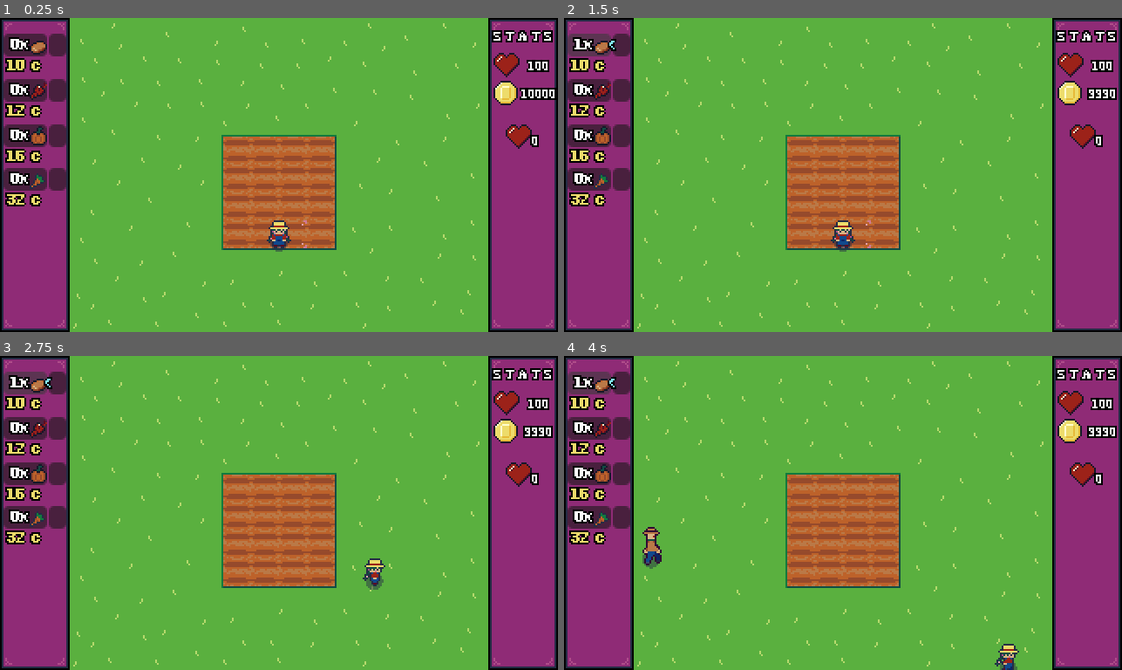
Above: before the commit, frames 1-4 (two rows, left to right).
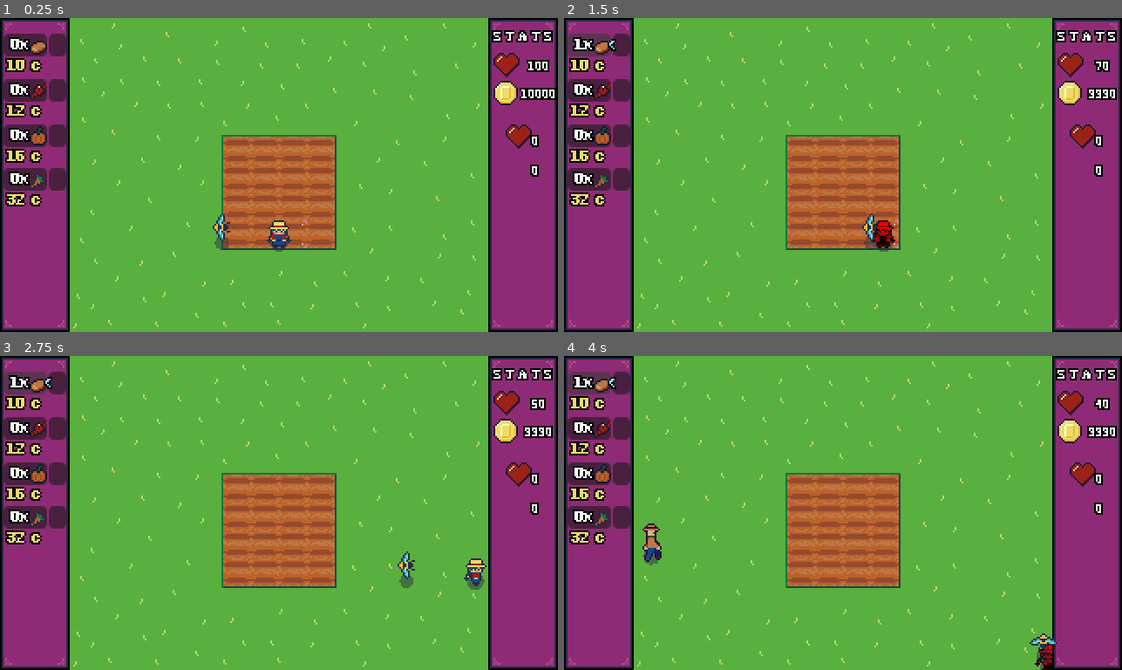
Above: after the commit, the same moments.

Repository: ghoulBlade3/harvest_bounty
Game: Godot game, scene res://main.tscn
The game is run twice, just before and just after one commit, with the same random seed, the same clock (stepped at 60 frames per second) and the same inputs.
Inputs (mouse positions are in pixels of both pictures, inside the frame that each line leads up to):
- Up to frame 1 (0.25 s): no input
- Up to frame 2 (1.5 s): click (619, 46) at 0.52 s; click (591, 46) at 1.27 s
- Up to frame 3 (2.75 s): hold D (move_right) from 2.03 s (still down); tap J (attack) at 2.1 s
- Up to frame 4 (4 s): release D (move_right) at 2.78 s; hold S (move_down) 2.78-3.53 s; tap E (interact) at 2.85 s; hold D (move_right) from 3.53 s (still down); tap R (water) at 3.6 s

The runs differ from the first frame. In frame 1, 0.3% of the frame differs, in the area x 38-97%, y 46-74%; in frame 2, 0.9%; in frame 3, 0.9%; in frame 4, 1.0%, in the area x 14-99%, y 13-100%.

Commit message:
added pumpkin scare effect

Diff:
--- a/main.tscn
+++ b/main.tscn
@@ -13,11 +13,12 @@
 [ext_resource type="Texture2D" uid="uid://dqq2uo8oilgpr" path="res://textures/player/water_test.png" id="8_4c57u"]
 [ext_resource type="FontFile" uid="uid://btuwvdh4n3pm6" path="res://textures/fonts/PixelSerif_16px_v02.ttf" id="10_dg77c"]
 [ext_resource type="Script" uid="uid://ducwbgtwhbqbt" path="res://spawn_areas.gd" id="10_yaehf"]
-[ext_resource type="Script" uid="uid://yotoiv5m2jj0" path="res://scripts/stats_holder.gd" id="11_2cqfq"]
+[ext_resource type="Script" path="res://scripts/stats_holder.gd" id="11_2cqfq"]
 [ext_resource type="PackedScene" uid="uid://bvnbmxyd6w1l5" path="res://scenes/stat.tscn" id="11_ycdy4"]
 [ext_resource type="Texture2D" uid="uid://bjafpjcq12yqy" path="res://textures/ui/health.png" id="12_vivmo"]
 [ext_resource type="Texture2D" uid="uid://bo8h3dtxfhgwk" path="res://textures/ui/money.png" id="12_w48qg"]
 [ext_resource type="PackedScene" uid="uid://ccmjk5ferk33u" path="res://scenes/effect.tscn" id="18_074og"]
+[ext_resource type="PackedScene" uid="uid://btentsv82auxc" path="res://scenes/enemy_bee.tscn" id="19_cegan"]
 
 [sub_resource type="TileSetScenesCollectionSource" id="TileSetScenesCollectionSource_1bvp3"]
 scenes/1/scene = ExtResource("4_1bvp3")
@@ -381,6 +382,13 @@
 position = Vector2(138, -23)
 effectType = "speed"
 
+[node name="effect2" parent="camera/effect_holder" unique_id=1637009440 instance=ExtResource("18_074og")]
+position = Vector2(138, -6)
+effectType = "scare"
+
+[node name="enemy_bee" parent="." unique_id=411508806 instance=ExtResource("19_cegan")]
+position = Vector2(-45, 36)
+
 [node name="world_border" type="StaticBody2D" parent="." unique_id=1703324472]
 
 [node name="left_border" type="CollisionShape2D" parent="world_border" unique_id=129734196]
@@ -400,34 +408,34 @@
 
 [connection signal="area_entered" from="game_objects/farmland" to="game_objects/farmland" method="_on_area_entered"]
 [connection signal="area_exited" from="game_objects/farmland" to="game_objects/farmland" method="_on_area_exited"]
-[connection signal="area_entered" from="game_objects/@Area2D@18811" to="game_objects/@Area2D@18811" method="_on_area_entered"]
-[connection signal="area_exited" from="game_objects/@Area2D@18811" to="game_objects/@Area2D@18811" method="_on_area_exited"]
-[connection signal="area_entered" from="game_objects/@Area2D@18812" to="game_objects/@Area2D@18812" method="_on_area_entered"]
-[connection signal="area_exited" from="game_objects/@Area2D@18812" to="game_objects/@Area2D@18812" method="_on_area_exited"]
-[connection signal="area_entered" from="game_objects/@Area2D@18813" to="game_objects/@Area2D@18813" method="_on_area_entered"]
-[connection signal="area_exited" from="game_objects/@Area2D@18813" to="game_objects/@Area2D@18813" method="_on_area_exited"]
-[connection signal="area_entered" from="game_objects/@Area2D@18814" to="game_objects/@Area2D@18814" method="_on_area_entered"]
-[connection signal="area_exited" from="game_objects/@Area2D@18814" to="game_objects/@Area2D@18814" method="_on_area_exited"]
-[connection signal="area_entered" from="game_objects/@Area2D@18815" to="game_objects/@Area2D@18815" method="_on_area_entered"]
-[connection signal="area_exited" from="game_objects/@Area2D@18815" to="game_objects/@Area2D@18815" method="_on_area_exited"]
-[connection signal="area_entered" from="game_objects/@Area2D@18816" to="game_objects/@Area2D@18816" method="_on_area_entered"]
-[connection signal="area_exited" from="game_objects/@Area2D@18816" to="game_objects/@Area2D@18816" method="_on_area_exited"]
-[connection signal="area_entered" from="game_objects/@Area2D@18817" to="game_objects/@Area2D@18817" method="_on_area_entered"]
-[connection signal="area_exited" from="game_objects/@Area2D@18817" to="game_objects/@Area2D@18817" method="_on_area_exited"]
-[connection signal="area_entered" from="game_objects/@Area2D@18818" to="game_objects/@Area2D@18818" method="_on_area_entered"]
-[connection signal="area_exited" from="game_objects/@Area2D@18818" to="game_objects/@Area2D@18818" method="_on_area_exited"]
-[connection signal="area_entered" from="game_objects/@Area2D@18819" to="game_objects/@Area2D@18819" method="_on_area_entered"]
-[connection signal="area_exited" from="game_objects/@Area2D@18819" to="game_objects/@Area2D@18819" method="_on_area_exited"]
-[connection signal="area_entered" from="game_objects/@Area2D@18820" to="game_objects/@Area2D@18820" method="_on_area_entered"]
-[connection signal="area_exited" from="game_objects/@Area2D@18820" to="game_objects/@Area2D@18820" method="_on_area_exited"]
-[connection signal="area_entered" from="game_objects/@Area2D@18821" to="game_objects/@Area2D@18821" method="_on_area_entered"]
-[connection signal="area_exited" from="game_objects/@Area2D@18821" to="game_objects/@Area2D@18821" method="_on_area_exited"]
-[connection signal="area_entered" from="game_objects/@Area2D@18822" to="game_objects/@Area2D@18822" method="_on_area_entered"]
-[connection signal="area_exited" from="game_objects/@Area2D@18822" to="game_objects/@Area2D@18822" method="_on_area_exited"]
-[connection signal="area_entered" from="game_objects/@Area2D@18823" to="game_objects/@Area2D@18823" method="_on_area_entered"]
-[connection signal="area_exited" from="game_objects/@Area2D@18823" to="game_objects/@Area2D@18823" method="_on_area_exited"]
-[connection signal="area_entered" from="game_objects/@Area2D@18824" to="game_objects/@Area2D@18824" method="_on_area_entered"]
-[connection signal="area_exited" from="game_objects/@Area2D@18824" to="game_objects/@Area2D@18824" method="_on_area_exited"]
-[connection signal="area_entered" from="game_objects/@Area2D@18825" to="game_objects/@Area2D@18825" method="_on_area_entered"]
-[connection signal="area_exited" from="game_objects/@Area2D@18825" to="game_objects/@Area2D@18825" method="_on_area_exited"]
+[connection signal="area_entered" from="game_objects/@Area2D@34411" to="game_objects/@Area2D@34411" method="_on_area_entered"]
+[connection signal="area_exited" from="game_objects/@Area2D@34411" to="game_objects/@Area2D@34411" method="_on_area_exited"]
+[connection signal="area_entered" from="game_objects/@Area2D@34412" to="game_objects/@Area2D@34412" method="_on_area_entered"]
+[connection signal="area_exited" from="game_objects/@Area2D@34412" to="game_objects/@Area2D@34412" method="_on_area_exited"]
+[connection signal="area_entered" from="game_objects/@Area2D@34413" to="game_objects/@Area2D@34413" method="_on_area_entered"]
+[connection signal="area_exited" from="game_objects/@Area2D@34413" to="game_objects/@Area2D@34413" method="_on_area_exited"]
+[connection signal="area_entered" from="game_objects/@Area2D@34414" to="game_objects/@Area2D@34414" method="_on_area_entered"]
+[connection signal="area_exited" from="game_objects/@Area2D@34414" to="game_objects/@Area2D@34414" method="_on_area_exited"]
+[connection signal="area_entered" from="game_objects/@Area2D@34415" to="game_objects/@Area2D@34415" method="_on_area_entered"]
+[connection signal="area_exited" from="game_objects/@Area2D@34415" to="game_objects/@Area2D@34415" method="_on_area_exited"]
+[connection signal="area_entered" from="game_objects/@Area2D@34416" to="game_objects/@Area2D@34416" method="_on_area_entered"]
+[connection signal="area_exited" from="game_objects/@Area2D@34416" to="game_objects/@Area2D@34416" method="_on_area_exited"]
+[connection signal="area_entered" from="game_objects/@Area2D@34417" to="game_objects/@Area2D@34417" method="_on_area_entered"]
+[connection signal="area_exited" from="game_objects/@Area2D@34417" to="game_objects/@Area2D@34417" method="_on_area_exited"]
+[connection signal="area_entered" from="game_objects/@Area2D@34418" to="game_objects/@Area2D@34418" method="_on_area_entered"]
+[connection signal="area_exited" from="game_objects/@Area2D@34418" to="game_objects/@Area2D@34418" method="_on_area_exited"]
+[connection signal="area_entered" from="game_objects/@Area2D@34419" to="game_objects/@Area2D@34419" method="_on_area_entered"]
+[connection signal="area_exited" from="game_objects/@Area2D@34419" to="game_objects/@Area2D@34419" method="_on_area_exited"]
+[connection signal="area_entered" from="game_objects/@Area2D@34420" to="game_objects/@Area2D@34420" method="_on_area_entered"]
+[connection signal="area_exited" from="game_objects/@Area2D@34420" to="game_objects/@Area2D@34420" method="_on_area_exited"]
+[connection signal="area_entered" from="game_objects/@Area2D@34421" to="game_objects/@Area2D@34421" method="_on_area_entered"]
+[connection signal="area_exited" from="game_objects/@Area2D@34421" to="game_objects/@Area2D@34421" method="_on_area_exited"]
+[connection signal="area_entered" from="game_objects/@Area2D@34422" to="game_objects/@Area2D@34422" method="_on_area_entered"]
+[connection signal="area_exited" from="game_objects/@Area2D@34422" to="game_objects/@Area2D@34422" method="_on_area_exited"]
+[connection signal="area_entered" from="game_objects/@Area2D@34423" to="game_objects/@Area2D@34423" method="_on_area_entered"]
+[connection signal="area_exited" from="game_objects/@Area2D@34423" to="game_objects/@Area2D@34423" method="_on_area_exited"]
+[connection signal="area_entered" from="game_objects/@Area2D@34424" to="game_objects/@Area2D@34424" method="_on_area_entered"]
+[connection signal="area_exited" from="game_objects/@Area2D@34424" to="game_objects/@Area2D@34424" method="_on_area_exited"]
+[connection signal="area_entered" from="game_objects/@Area2D@34425" to="game_objects/@Area2D@34425" method="_on_area_entered"]
+[connection signal="area_exited" from="game_objects/@Area2D@34425" to="game_objects/@Area2D@34425" method="_on_area_exited"]
 [connection signal="timeout" from="spawn_areas/Timer" to="spawn_areas" method="_on_timer_timeout"]
--- a/scripts/effect.gd
+++ b/scripts/effect.gd
@@ -29,5 +29,8 @@
 		"speed":
 			if player.speed == player.kFastSpeed:
 				player.speed = player.kSpeed
+		"scare":
+			if player.scare_effect:
+				player.scare_effect = false
 	print(effect_timer.time_left)
 	return
--- a/scripts/enemy_ai_component.gd
+++ b/scripts/enemy_ai_component.gd
@@ -13,6 +13,8 @@
 		get_tree().create_timer(0.3).timeout.connect(func(): parent.stunned = false)
 	else:
 		var direction = parent.global_position.direction_to(target.global_position)
+		if target.scare_effect:
+			direction = -direction
 
 		parent.velocity = direction * kSpeed * delta
 		dir_animation_player.dir_animation(direction.round())
--- a/scripts/player_main.gd
+++ b/scripts/player_main.gd
@@ -14,6 +14,7 @@
 #var health: = 64
 var money: int = 10000
 var canInteract: bool = true
+var scare_effect: bool = false
 
 var selectedItem: int = -1
 var items = {
@@ -103,3 +104,10 @@
 					effect.timer_start(10)
 			print("Carrot consume")
 			return
+		"pumpkin":
+			scare_effect = true
+
+			for effect in effect_holder.get_children():
+				if effect.effectType == "scare":
+					effect.timer_start(10)
+			return
